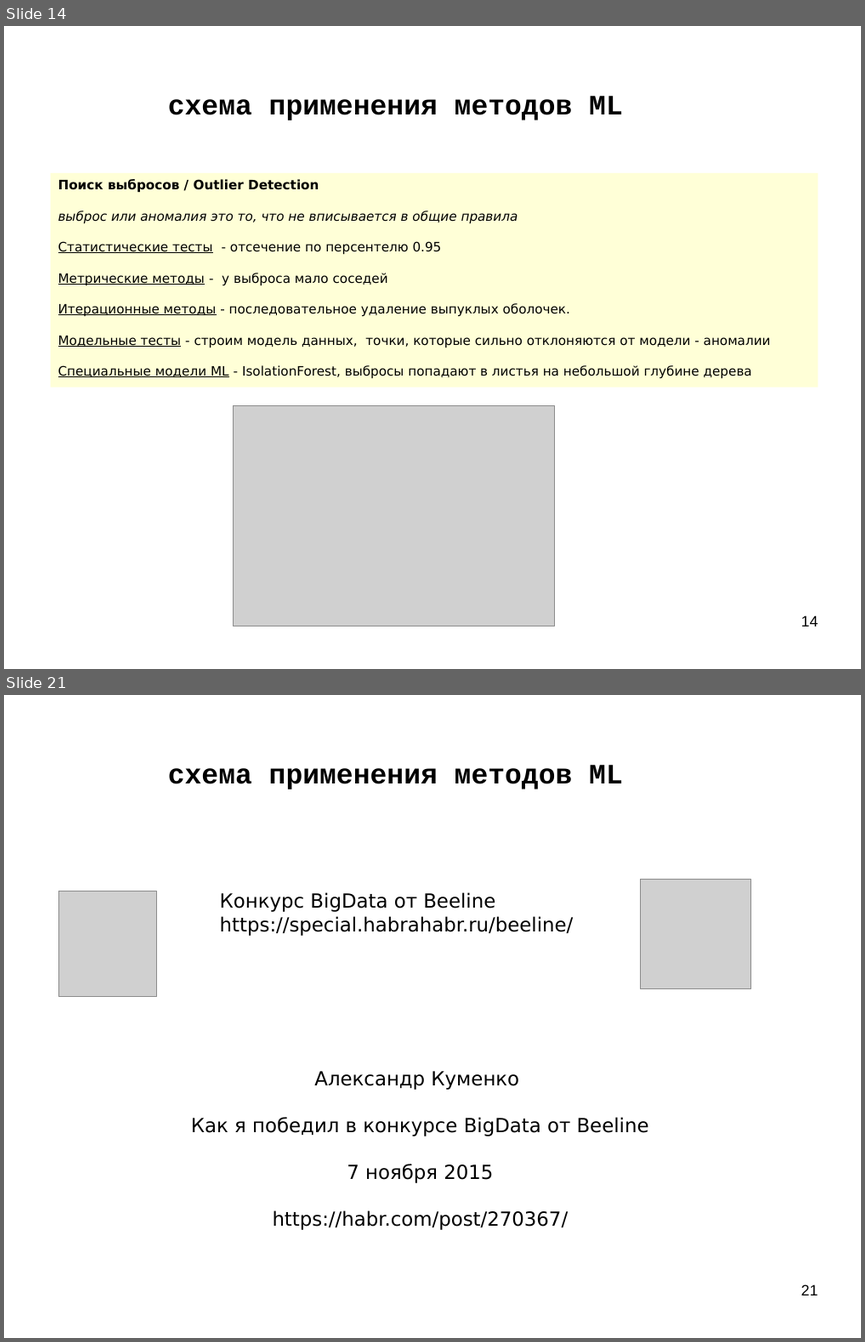
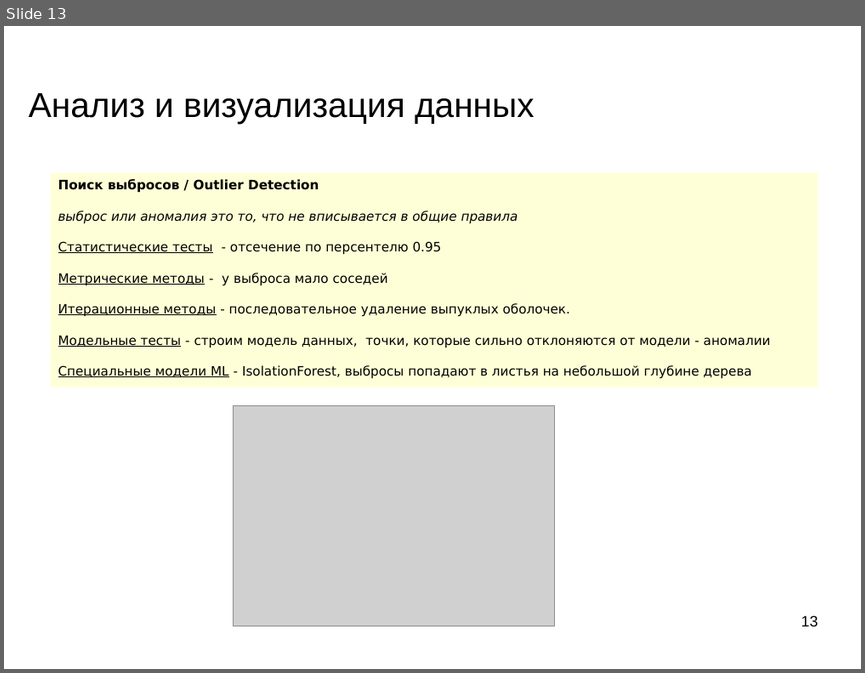
Before and after one commit to mechanoid5/ml_lectorium_2026_I, a slide deck: 04-data-proc.odp. Shown one above the other, each under a label of ours: slides 14 and 21 before the commit, slide 13 after it; the slides between them are not shown. The pictures are 865x1342 and 865x673 pixels, drawn with LibreOffice and Linux fonts; fonts in the diff are those of the drawing; grey boxes stand for pictures; background and template pictures are left out. Boxes give left, top, right and bottom in pixels: in the first picture for what was removed or moved away, otherwise in the second. Text is boxed around its words. In the diff, an @@ line names an element or a change of style, - is before the commit and + after.

```diff
--- a/04-data-proc.odp
+++ b/04-data-proc.odp
@@ slide 21 removed at <box>4,695,861,1338</box>, background picture (left out) @@
@@ title removed at <box>168,765,623,789</box> @@
-схема применения методов ML
@@ picture removed at <box>59,891,156,996</box> @@
@@ text removed at <box>220,892,574,936</box> @@
-Конкурс BigData от Beeline
-https://special.habrahabr.ru/beeline/
@@ picture removed at <box>641,879,751,989</box> @@
@@ text removed at <box>191,1071,649,1230</box> @@
-Александр Куменко
-Как я победил в конкурсе BigData от Beeline
-7 ноября 2015
-https://habr.com/post/270367/
@@ page number removed at <box>801,1284,818,1295</box> @@
-21
@@ what was slide 14 is now slide 13 @@
@@ slide 13 changed as well @@
@@ title at <box>29,93,534,124</box>: text changed; size 26 to 32 pt; font Courier New to Arial; bold off @@
-схема применения методов ML
+Анализ и визуализация данных
@@ page number at <box>801,615,818,626</box>: text changed @@
-14
+13
```
Also in this commit, not shown: 14 other slides changed, 12 slides added, 6 other slides removed.
